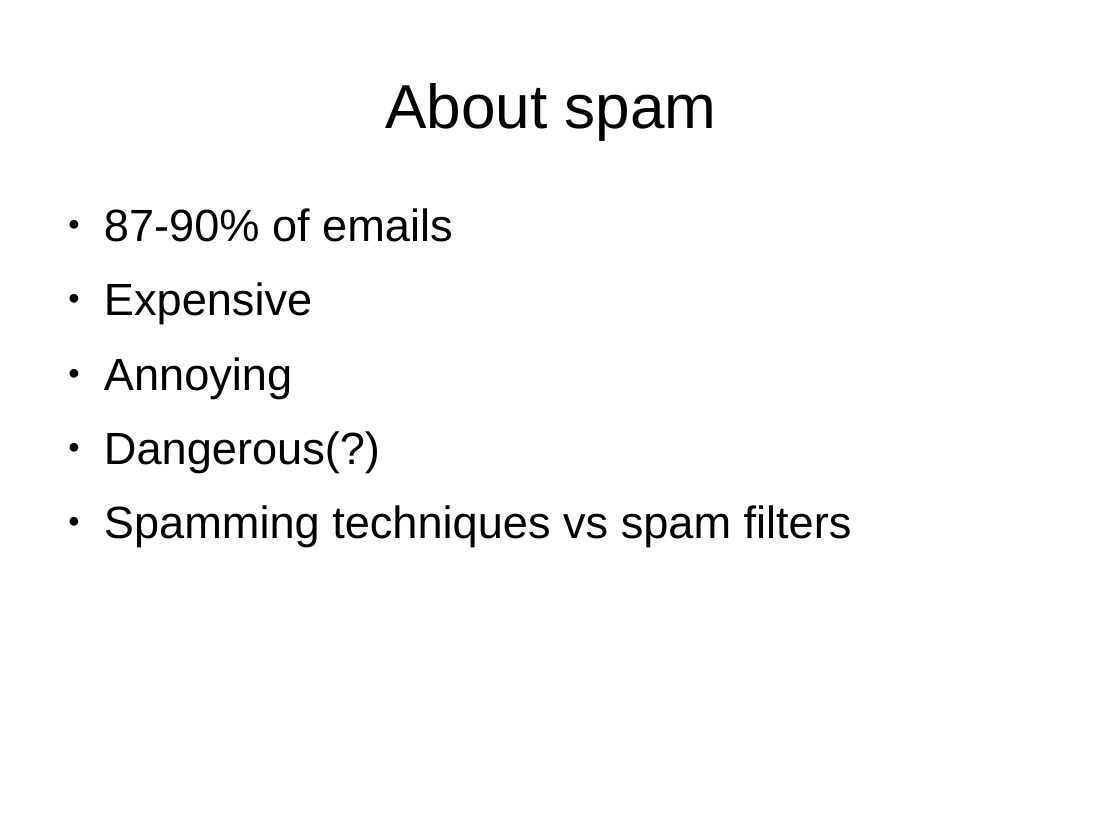
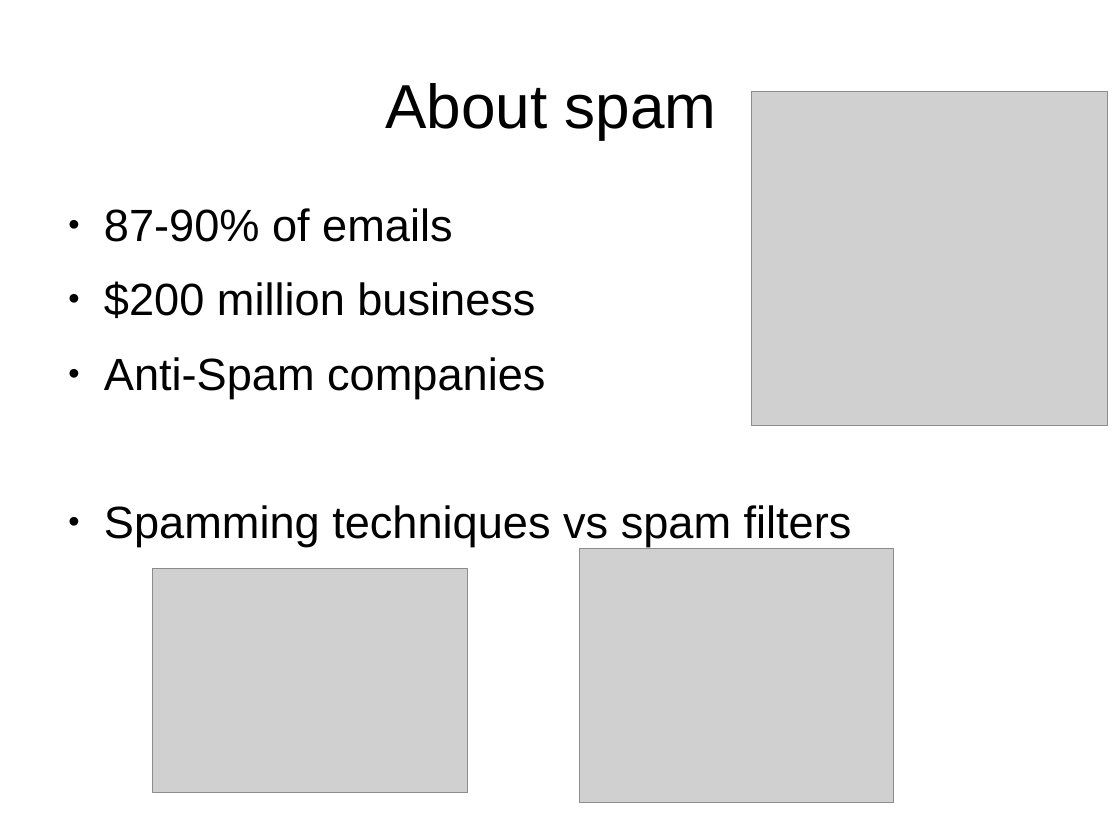
Before and after one commit to Sekvens/MachineLearning, a slide deck: slide 3 of project/presentation/presentation.odp. Drawn at 1120x840 pixels with LibreOffice and Linux fonts; fonts in the diff are those of the drawing; grey boxes stand for pictures. Boxes give left, top, right and bottom in pixels: in the first picture for what was removed or moved away, otherwise in the second. Text is boxed around its words. In the diff, an @@ line names an element or a change of style, - is before the commit and + after.

Commit message:
Added pictures to most slides. Broken some slides into two different slides. Small typograpy fixes and other things.

```diff
--- a/project/presentation/presentation.odp
+++ b/project/presentation/presentation.odp
@@ title "About spam" at (385,83,717,139): highlight #FFFFFF to none @@
@@ picture added at (752,91,1108,426) @@
@@ text at (104,208,852,547): highlight #FFFFFF to none in "87-90% of emails", "Spamming techniques vs spam filters" @@
@@ text at (104,281,545,398): text changed @@
-● Expensive
-● Annoying
-● Dangerous(?)
+● $200 million business
+● Anti-Spam companies
@@ picture added at (152,569,468,793) @@
@@ picture added at (579,549,894,803) @@
```
Also in this commit, not shown: 6 other slides changed, 4 slides added.
